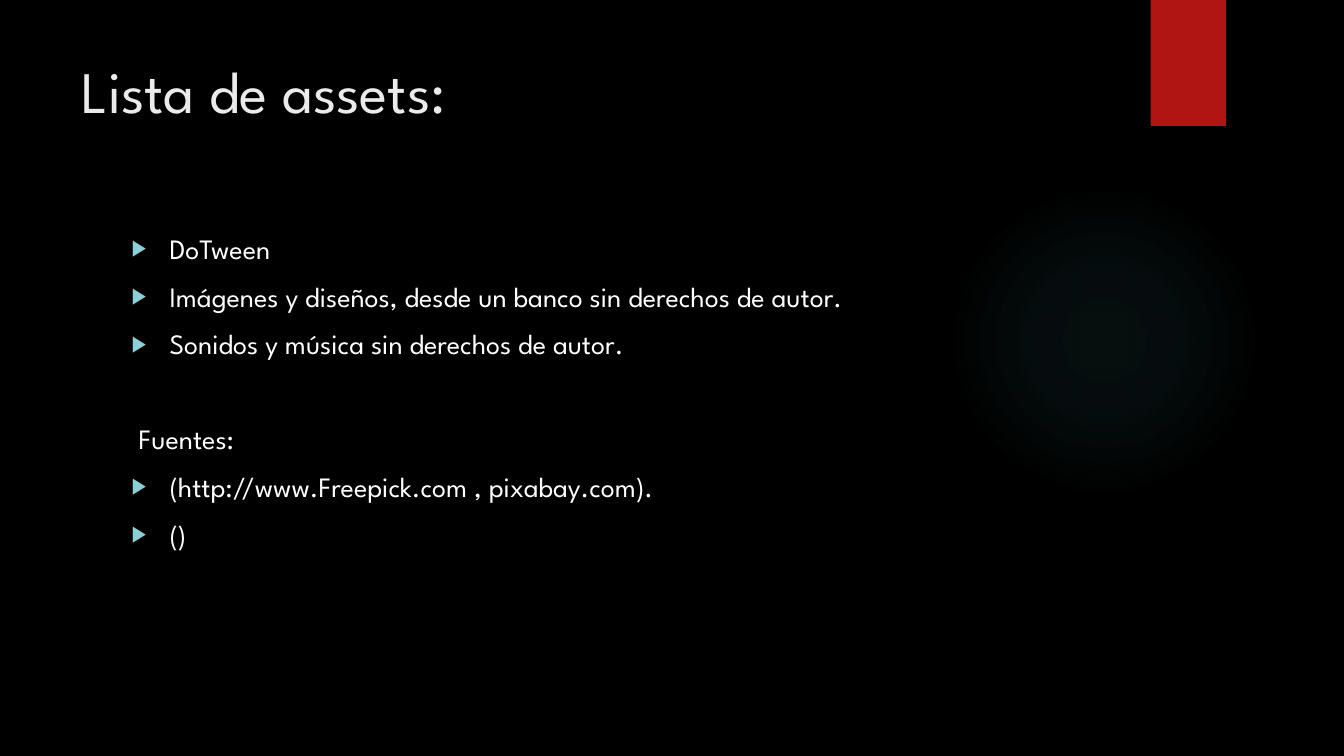
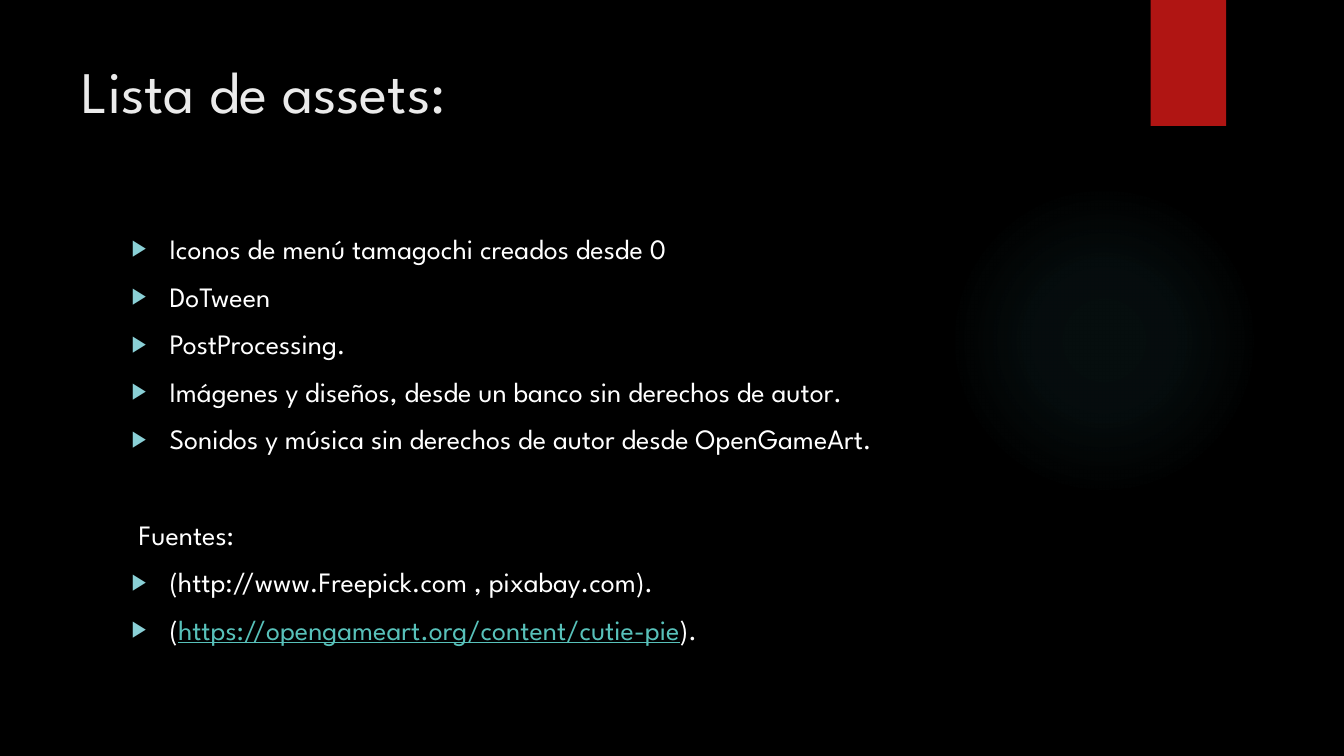
Before and after one commit to CristopherNicolas/Animales-Trabajo, a slide deck: slide 7 of Game design document farmGochi.pptx. Drawn at 1344x756 pixels with LibreOffice and Linux fonts; fonts in the diff are those of the drawing; background and template pictures are left out. Boxes give left, top, right and bottom in pixels: in the first picture for what was removed or moved away, otherwise in the second. Text is boxed around its words. In the diff, an @@ line names an element or a change of style, - is before the commit and + after.

```diff
--- a/Game design document farmGochi.pptx
+++ b/Game design document farmGochi.pptx
@@ text at (170, 239, 666, 265): paragraph added @@
+▶ Iconos de menú tamagochi creados desde 0
@@ text at (170, 335, 346, 360): paragraph added @@
+▶ PostProcessing.
@@ text at (170, 429, 871, 455): text changed @@
-▶ Sonidos y música sin derechos de autor.
+▶ Sonidos y música sin derechos de autor desde OpenGameArt.
@@ text at (170, 620, 698, 646): text changed; text colour #FFFFFF to #58C1BA @@
-▶ ()
+▶ (https://opengameart.org/content/cutie-pie).
```
Also in this commit, not shown: 3 other slides changed, 41 other files.
